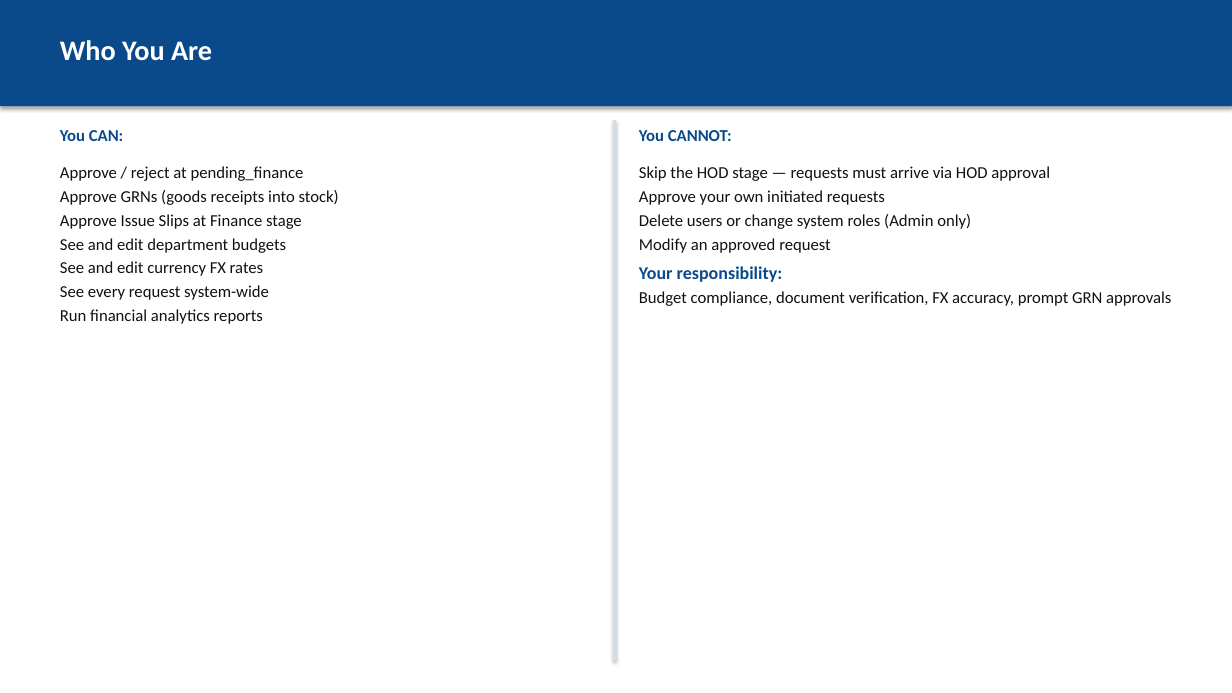
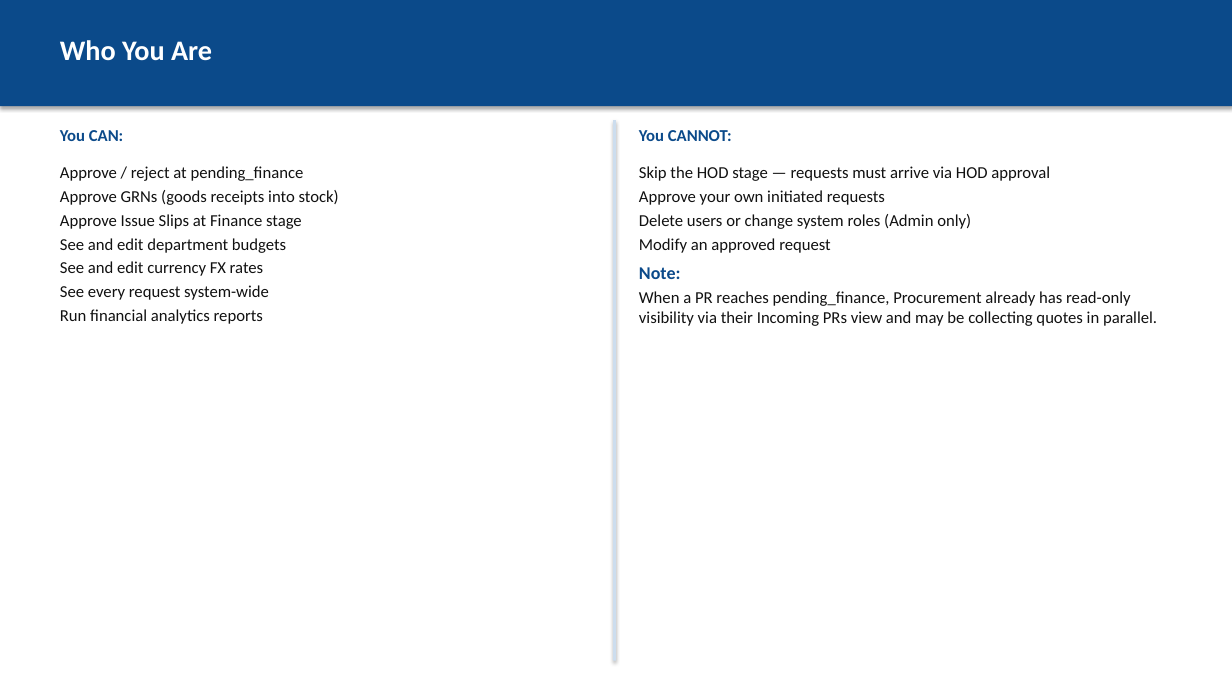
Before and after one commit to hetchsol/pras, a slide deck: slide 2 of docs/user-manual/03-finance.pptx. Drawn at 1232x693 pixels with LibreOffice and Linux fonts; fonts in the diff are those of the drawing. Boxes give left, top, right and bottom in pixels: in the first picture for what was removed or moved away, otherwise in the second. Text is boxed around its words. In the diff, an @@ line names an element or a change of style, - is before the commit and + after.

```diff
--- a/docs/user-manual/03-finance.pptx
+++ b/docs/user-manual/03-finance.pptx
@@ text at [639, 267, 1157, 326]: text changed @@
-Your responsibility:
-Budget compliance, document verification, FX accuracy, prompt GRN approvals
+Note:
+When a PR reaches pending_finance, Procurement already has read-only visibility via their Incoming PRs view and may be collecting quotes in parallel.
```
Also in this commit, not shown: 3 other slides changed, 8 other files.
